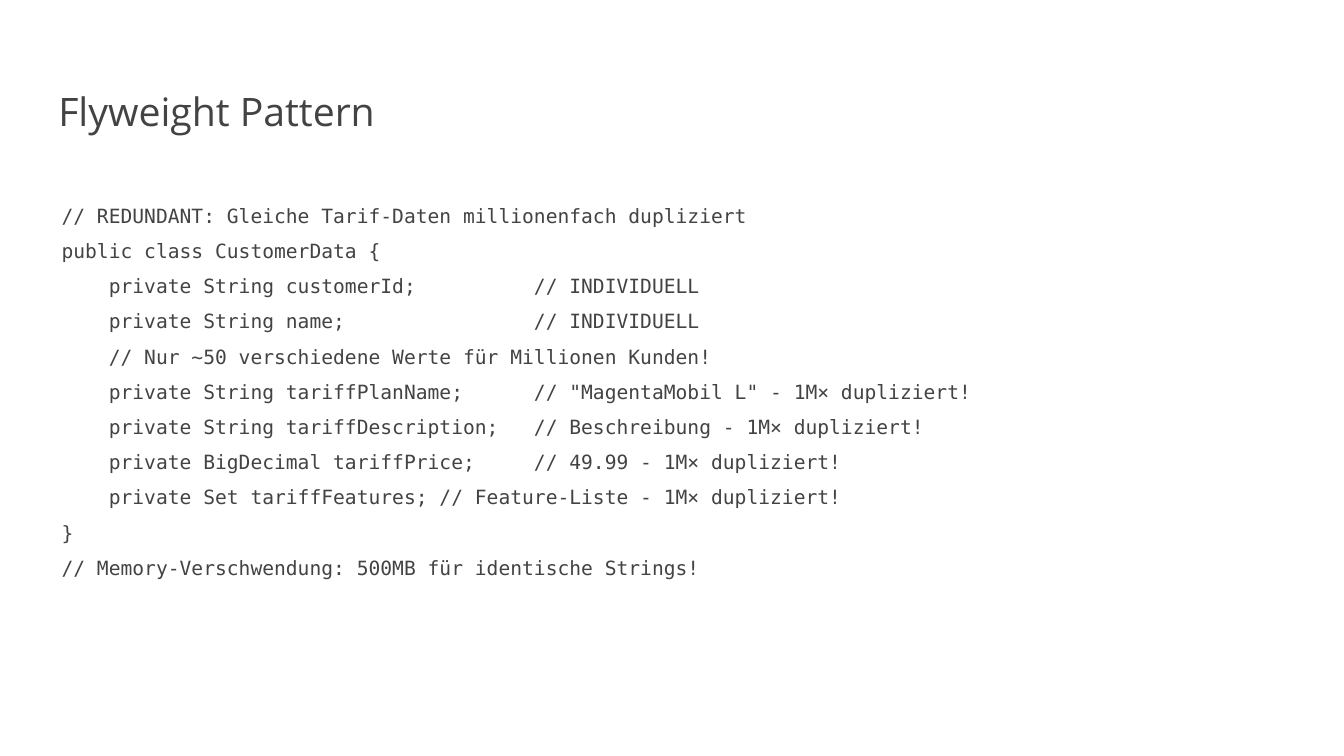
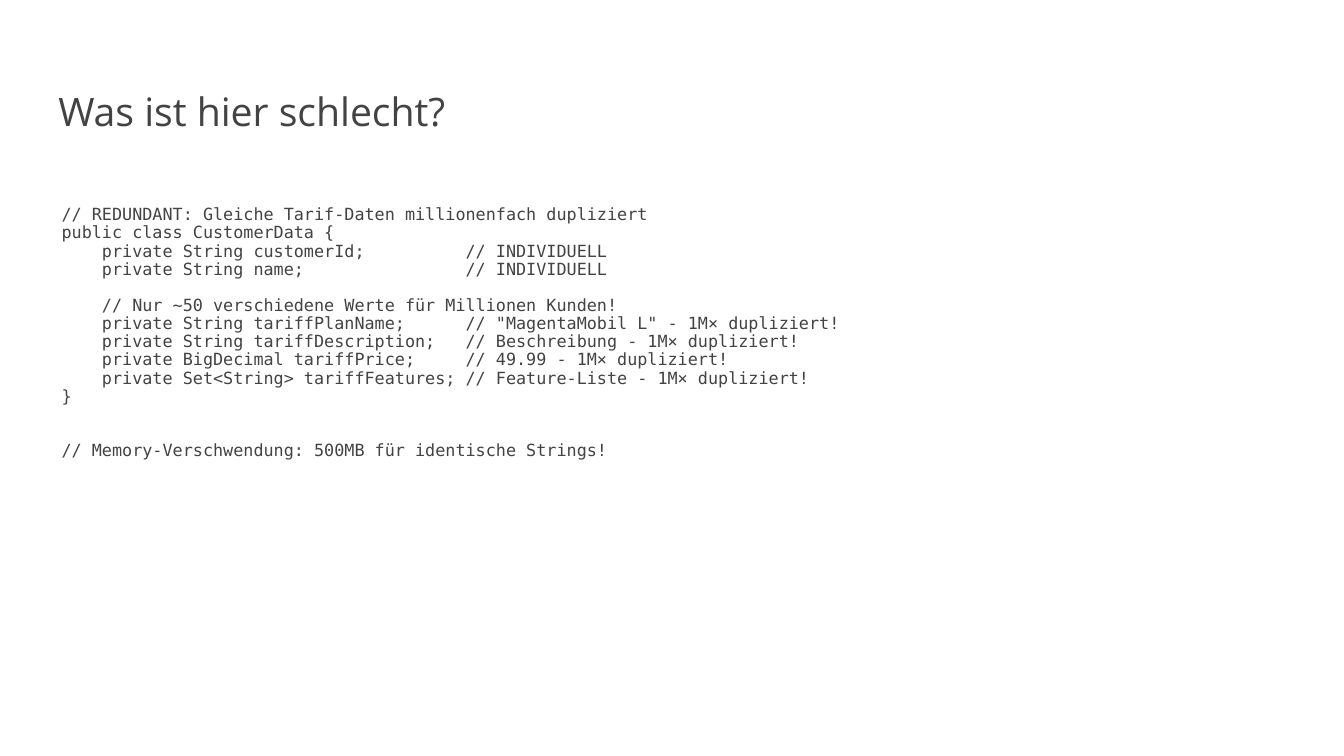
Before and after one commit to vanillacore-net/september-2025-telekom-training, a slide deck: slide 23 of presentations/powerpoint/block2-presentation.pptx (slide 18 before the commit). Drawn at 1344x756 pixels with LibreOffice and Linux fonts; fonts in the diff are those of the drawing; background and template pictures are left out. Boxes give left, top, right and bottom in pixels: in the first picture for what was removed or moved away, otherwise in the second. Text is boxed around its words. In the diff, an @@ line names an element or a change of style, - is before the commit and + after.

```diff
--- a/presentations/powerpoint/block2-presentation.pptx
+++ b/presentations/powerpoint/block2-presentation.pptx
@@ title at (x1=58, y1=96, x2=445, y2=127): text changed @@
-Flyweight Pattern
+Was ist hier schlecht?
@@ text at (x1=62, y1=207, x2=839, y2=460): text changed; size 14 to 12 pt @@
-// REDUNDANT: Gleiche Tarif-Daten millionenfach dupliziert
-public class CustomerData {
-private String customerId; // INDIVIDUELL
-private String name; // INDIVIDUELL
-// Nur ~50 verschiedene Werte für Millionen Kunden!
-private String tariffPlanName; // "MagentaMobil L" - 1M× dupliziert!
-private String tariffDescription; // Beschreibung - 1M× dupliziert!
-private BigDecimal tariffPrice; // 49.99 - 1M× dupliziert!
-private Set tariffFeatures; // Feature-Liste - 1M× dupliziert!
-}
-// Memory-Verschwendung: 500MB für identische Strings!
+// REDUNDANT: Gleiche Tarif-Daten millionenfach dupliziert
+public class CustomerData {
+private String customerId; // INDIVIDUELL
+private String name; // INDIVIDUELL
+// Nur ~50 verschiedene Werte für Millionen Kunden!
+private String tariffPlanName; // "MagentaMobil L" - 1M× dupliziert!
+private String tariffDescription; // Beschreibung - 1M× dupliziert!
+private BigDecimal tariffPrice; // 49.99 - 1M× dupliziert!
+private Set<String> tariffFeatures; // Feature-Liste - 1M× dupliziert!
+}
+// Memory-Verschwendung: 500MB für identische Strings!
```
Also in this commit, not shown: 22 other slides changed, 7 slides added, 1 slide removed, 17 other files.
